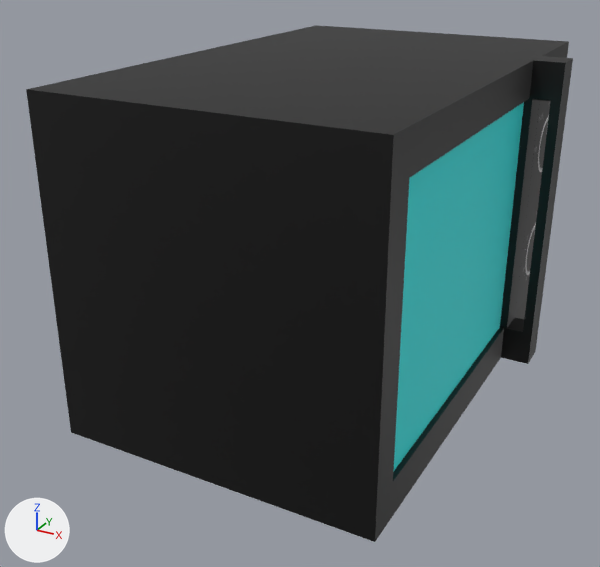
A saved change to the FBX model Assets/GUY/Model/microwave/microwave.fbx.
One viewpoint serves both versions: a 50 mm camera at (0.285, -0.584, 0.373) aimed at (-0.018, -0.033, 0.098). Arrows for +X, +Y and +Z are at lower left; the lights stay in place. The first picture is the older version. Where no turn or scale is listed for an object, it has been applied to the vertices.

The older version as bpy lines, for what is in view:
```python
mat_material_002 = principled_material('Material.002')
mat_material_002.base_color = (0.0, 0.8, 0.796)  # cyan #00e7e7
mat_material_002.roughness = 0.585
me_cube = bpy.data.meshes.new('Cube')
me_cube.from_pydata(...)  # 84 vertices, 76 faces; spans x -0.126..0.151, y -0.198..0.213, z 0.014..0.273
# faces by material slot: [74, 1, 1]
me_cube.materials.append(mat_ว_สด)  # black #000000
me_cube.materials.append(mat_material_001)  # picture img_pngtree_marble_texture_pattern_clear_pattern_stone_texture_picture_image_1677647_jpg
me_cube.materials.append(mat_material_002)  # cyan #00e7e7
ob_cube = bpy.data.objects.new('Cube', me_cube)
ob_cube.location = (0.0, 0.0, 0.0)
```
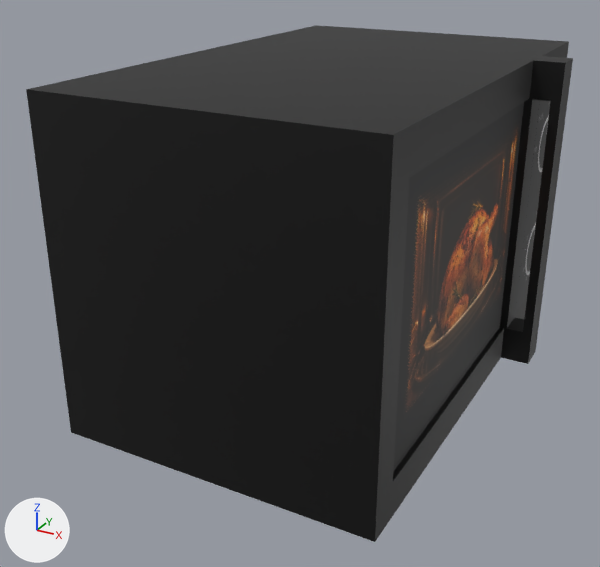
Location of each change, [x1, y1, x2, y2] in pixels of the pictures (600 x 567 px):
'Cube', surface changed (darker)
    both: [390, 100, 554, 480]
part 1 of me_cube, surface changed (darker)
    both: [393, 102, 524, 472]

The edits, one by one:
Picture 'cf0a4f27-163b-4653-872a-e62df794fb3a.png' (img_cf0a4f27_163b_4653_872a_e62df794fb3a_png) is new.
In material 'Material.002' (mat_material_002), base_color is no longer (0.0, 0.8, 0.796), cyan #00e7e7.
In material 'Material.002' (mat_material_002), texture is now set to img_cf0a4f27_163b_4653_872a_e62df794fb3a_png.
me_cube has 84 vertices, 76 faces and spans x -0.126..0.151, y -0.198..0.213, z 0.014..0.273.
me_cube is used by ob_cube; location (0.0, 0.0, 0.0).
me_cube part 1: texture (UV) coordinates of 1 of 76 faces, centred in x 0.123, y -0.049, z 0.144, changed; they spanned u 0.17..0.25, v 0.58..0.95 and now span u 0.04..0.69, v 0.14..0.88.
